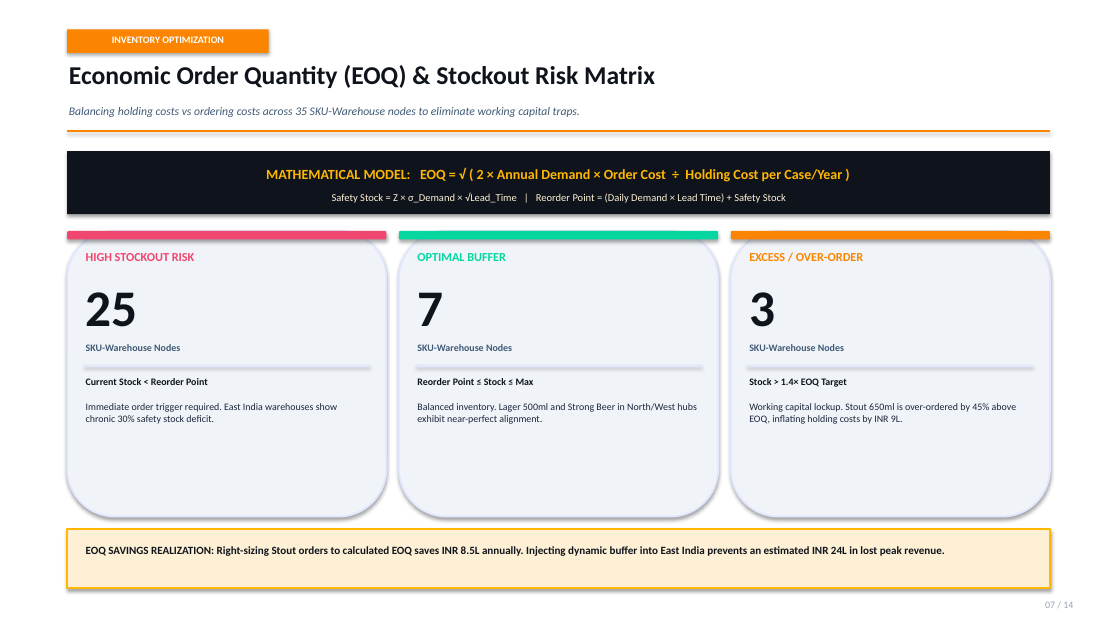
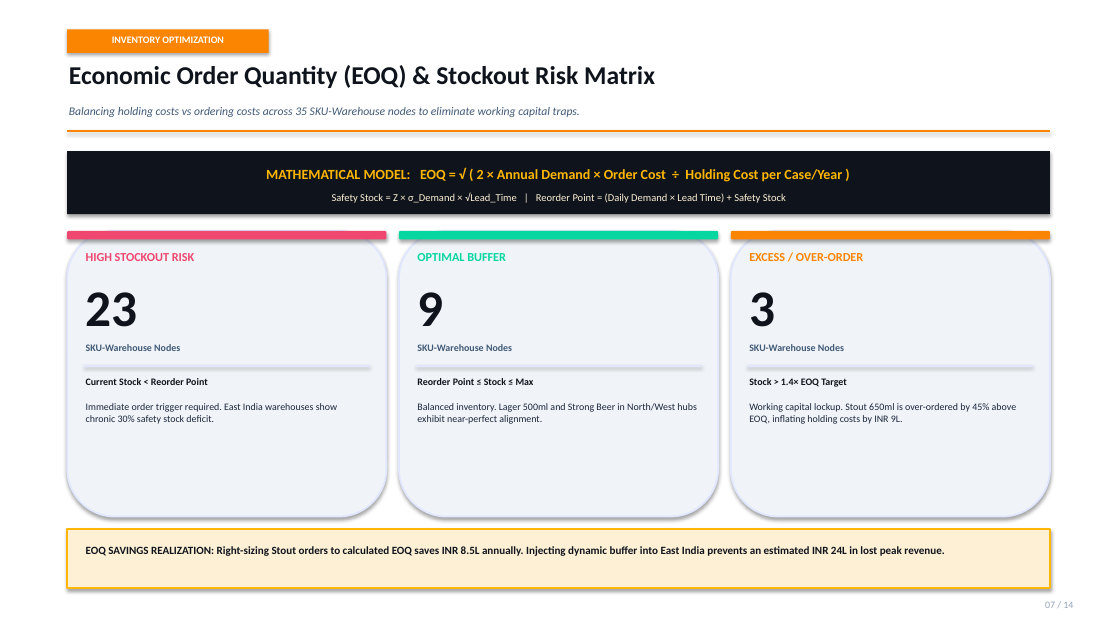
Before and after one commit to Harsh258-collab/beerflow-supply-chain, a slide deck: slide 7 of powerpoint/BeerFlow_Pro_Presentation.pptx. Drawn at 1120x630 pixels with LibreOffice and Linux fonts; fonts in the diff are those of the drawing. Boxes give left, top, right and bottom in pixels: in the first picture for what was removed or moved away, otherwise in the second. Text is boxed around its words. In the diff, an @@ line names an element or a change of style, - is before the commit and + after.

```diff
--- a/powerpoint/BeerFlow_Pro_Presentation.pptx
+++ b/powerpoint/BeerFlow_Pro_Presentation.pptx
@@ text at (86, 292, 138, 327): text changed @@
-25
+23
@@ text at (417, 292, 443, 326): text changed @@
-7
+9
```
Also in this commit, not shown: 2 other slides changed, 8 other files.
